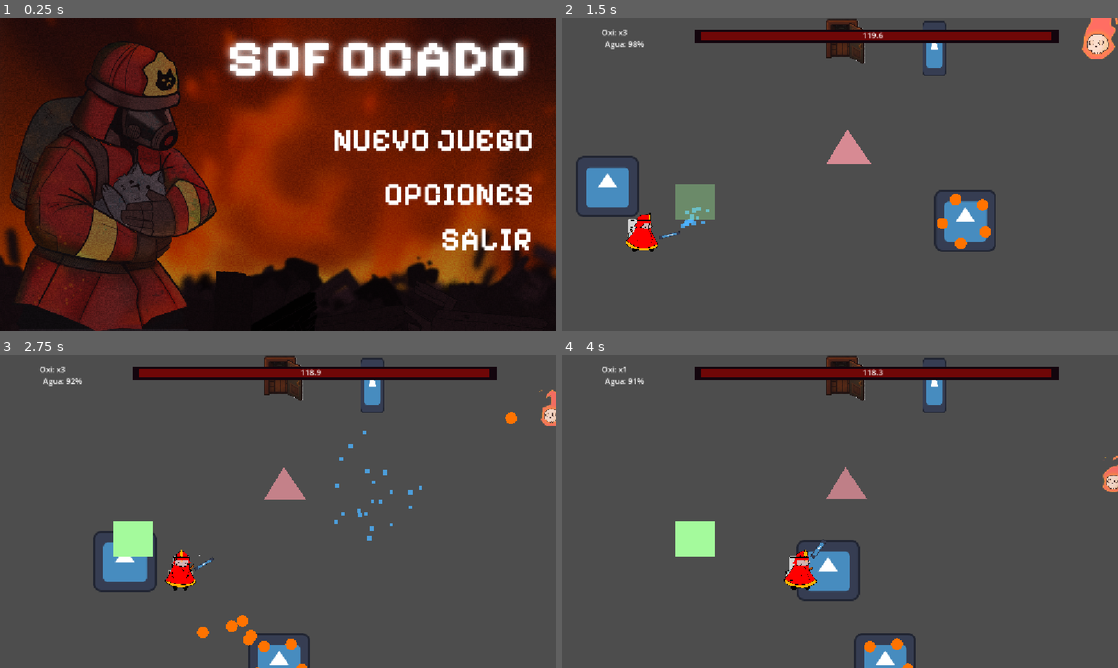
Above: before the commit, frames 1-4 (two rows, left to right).
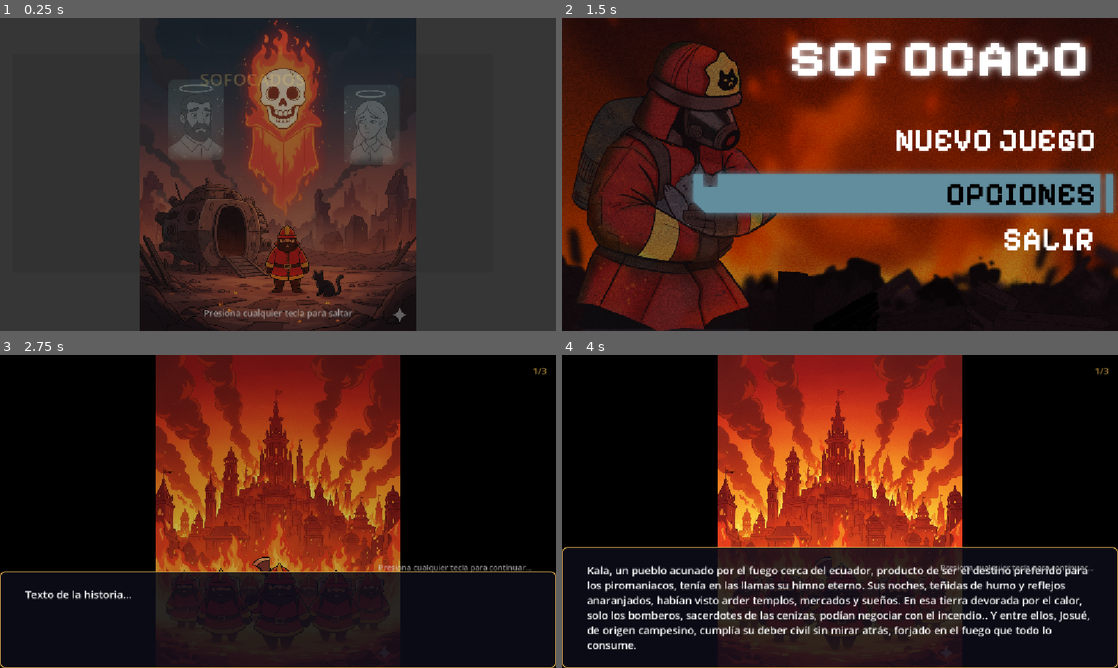
Above: after the commit, the same moments.

Repository: gsMolina02/GameJam
Game: Godot game, scene res://Interfaces/intro.tscn
The game is run twice, just before and just after one commit, with the same random seed, the same clock (stepped at 60 frames per second) and the same inputs. Before the commit the project starts from res://Interfaces/main_menu.tscn. The engine's default icon, where the game draws it, is replaced by a stand-in: a white triangle on a blue panel in a dark square.
Inputs (mouse positions are in pixels of both pictures, inside the frame that each line leads up to):
- Up to frame 1 (0.25 s): no input
- Up to frame 2 (1.5 s): click (901, 140) at 0.52 s; tap Enter (ui_accept) at 1.25 s; move the mouse to (962, 158) at 1.27 s; press the mouse at (962, 158) at 1.28 s; hold D (right) from 1.28 s (still down)
- Up to frame 3 (2.75 s): tap Enter (ui_accept) at 1.52 s; release D (right) at 2 s; release the mouse at (400, 495) at 2 s; click (339, 477) at 2.02 s
- Up to frame 4 (4 s): move the mouse to (728, 527) at 2.77 s; hold D (right) 2.78-3.53 s; tap F (interact) at 2.85 s; click (728, 527) at 2.92 s; tap Enter (ui_accept) at 3.02 s; move the mouse to (895, 442) at 3.52 s; hold A (left) from 3.53 s (still down); right-click (895, 442) at 3.6 s; click (895, 442) at 3.67 s

The runs differ from the first frame. In frame 1, 93% of the frame differs, in the area x 0-100%, y 0-100%; in frame 2, 99%; in frame 3, 99%; in frame 4, 97%.

Commit message:
Añadir escenas de introducción e introducción a la historia con efecto de escritura
- Se creó `intro.gd` para la escena de introducción con imagen de fondo, título y efecto de escritura.
- Se implementó `story_intro.gd` para la secuencia de la historia con varias páginas, cada una con una imagen y texto.
- Se añadieron animaciones para el fundido de entrada y salida de imágenes en ambas escenas.
- Se configuraron elementos de la interfaz de usuario como etiquetas para títulos, texto de la historia e indicadores de página.
- Se introdujo un temporizador para controlar el flujo de la visualización del texto y las transiciones entre escenas.
- Se incluyeron recursos para fondos e imágenes de la historia en el proyecto.

Diff:
--- /dev/null
+++ b/BomberoMichiGame/Interfaces/intro.gd
@@ -0,0 +1,92 @@
+extends Control
+
+# Ruta de la imagen de fondo (cámbiala por tu imagen)
+@export var background_image_path: String = "res://Assets/fondos/fondo.jpg"
+
+# Título que aparecerá arriba
+@export var intro_title: String = "Bombero Michi"
+
+# Texto que aparecerá progresivamente en la intro
+@export_multiline var intro_text: String = "En un mundo consumido por las llamas...\n\nUn héroe felino debe levantarse para salvar a su ciudad.\n\nEquipado con su manguera y valentía,\ndeberás enfrentarte a las amenazas ardientes."
+
+# Tamaño de fuente del texto (reduce para textos largos)
+@export_range(14, 40) var text_font_size: int = 20
+
+# Velocidad del efecto de máquina de escribir (caracteres por segundo)
+@export var typing_speed: float = 40.0
+
+# Tiempo de espera después de que termine el texto antes de ir al menú
+@export var wait_after_text: float = 2.5
+
+var current_char: int = 0
+var is_typing: bool = false
+var can_skip: bool = false
+
+func _ready():
+	# Cargar la imagen de fondo
+	var texture = load(background_image_path)
+	if texture:
+		$BackgroundImage.texture = texture
+
+	# Establecer el título
+	$TextContainer/MarginContainer/VBoxContainer/Title.text = intro_title
+
+	# Configurar tamaño de fuente
+	$TextContainer/MarginContainer/VBoxContainer/IntroText.add_theme_font_size_override("normal_font_size", text_font_size)
+
+	# Iniciar el texto vacío
+	$TextContainer/MarginContainer/VBoxContainer/IntroText.text = ""
+
+	# Reproducir animación de entrada del recuadro
+	$AnimationPlayer.play("fade_in")
+
+	# Esperar a que termine la animación de entrada para empezar a escribir
+	await get_tree().create_timer(1.0).timeout
+
+	# Iniciar el efecto de máquina de escribir
+	start_typing()
+
+func start_typing():
+	is_typing = true
+	can_skip = true
+	current_char = 0
+
+	# Timer para el efecto de escritura
+	while current_char < intro_text.length() and is_typing:
+		$TextContainer/MarginContainer/VBoxContainer/IntroText.text = intro_text.substr(0, current_char + 1)
+		current_char += 1
+		await get_tree().create_timer(1.0 / typing_speed).timeout
+
+	# Cuando termina de escribir, iniciar timer para ir al menú
+	if is_typing:
+		is_typing = false
+		$Timer.wait_time = wait_after_text
+		$Timer.start()
+
+func _on_timer_timeout():
+	# Reproducir animación de salida
+	$AnimationPlayer.play("fade_out")
+	await $AnimationPlayer.animation_finished
+
+	# Cambiar a la escena del menú principal
+	get_tree().change_scene_to_file("res://Interfaces/main_menu.tscn")
+
+# Permitir saltar la intro con cualquier tecla
+func _input(event):
+	if not can_skip:
+		return
+
+	if event is InputEventKey or event is InputEventMouseButton:
+		if event.is_pressed():
+			skip_intro()
+
+func skip_intro():
+	if is_typing:
+		# Si está escribiendo, mostrar todo el texto inmediatamente
+		is_typing = false
+		$TextContainer/MarginContainer/VBoxContainer/IntroText.text = intro_text
+		$Timer.wait_time = wait_after_text
+		$Timer.start()
+	else:
+		# Si ya terminó de escribir, ir al menú inmediatamente
+		get_tree().change_scene_to_file("res://Interfaces/main_menu.tscn")
--- /dev/null
+++ b/BomberoMichiGame/Interfaces/intro.tscn
@@ -0,0 +1,176 @@
+[gd_scene load_steps=6 format=3 uid="uid://co5hmyyhrsge3"]
+
+[ext_resource type="Script" uid="uid://dtmg75fg3hvpc" path="res://Interfaces/intro.gd" id="1_intro"]
+
+[sub_resource type="Animation" id="Animation_RESET"]
+resource_name = "RESET"
+length = 0.001
+tracks/0/type = "value"
+tracks/0/imported = false
+tracks/0/enabled = true
+tracks/0/path = NodePath("TextContainer:modulate")
+tracks/0/interp = 1
+tracks/0/loop_wrap = true
+tracks/0/keys = {
+"times": PackedFloat32Array(0),
+"transitions": PackedFloat32Array(1),
+"update": 0,
+"values": [Color(1, 1, 1, 0)]
+}
+
+[sub_resource type="Animation" id="Animation_fade_in"]
+resource_name = "fade_in"
+tracks/0/type = "value"
+tracks/0/imported = false
+tracks/0/enabled = true
+tracks/0/path = NodePath("TextContainer:modulate")
+tracks/0/interp = 1
+tracks/0/loop_wrap = true
+tracks/0/keys = {
+"times": PackedFloat32Array(0, 1),
+"transitions": PackedFloat32Array(1, 1),
+"update": 0,
+"values": [Color(1, 1, 1, 0), Color(1, 1, 1, 1)]
+}
+tracks/1/type = "value"
+tracks/1/imported = false
+tracks/1/enabled = true
+tracks/1/path = NodePath("TextContainer:scale")
+tracks/1/interp = 1
+tracks/1/loop_wrap = true
+tracks/1/keys = {
+"times": PackedFloat32Array(0, 1),
+"transitions": PackedFloat32Array(2, 1),
+"update": 0,
+"values": [Vector2(0.9, 0.9), Vector2(1, 1)]
+}
+
+[sub_resource type="Animation" id="Animation_fade_out"]
+resource_name = "fade_out"
+length = 0.5
+tracks/0/type = "value"
+tracks/0/imported = false
+tracks/0/enabled = true
+tracks/0/path = NodePath("TextContainer:modulate")
+tracks/0/interp = 1
+tracks/0/loop_wrap = true
+tracks/0/keys = {
+"times": PackedFloat32Array(0, 0.5),
+"transitions": PackedFloat32Array(1, 1),
+"update": 0,
+"values": [Color(1, 1, 1, 1), Color(1, 1, 1, 0)]
+}
+
+[sub_resource type="AnimationLibrary" id="AnimationLibrary_intro"]
+_data = {
+&"RESET": SubResource("Animation_RESET"),
+&"fade_in": SubResource("Animation_fade_in"),
+&"fade_out": SubResource("Animation_fade_out")
+}
+
+[node name="Intro" type="Control"]
+layout_mode = 3
+anchors_preset = 15
+anchor_right = 1.0
+anchor_bottom = 1.0
+grow_horizontal = 2
+grow_vertical = 2
+script = ExtResource("1_intro")
+background_image_path = "res://Assets/fondos/intro001.png"
+intro_title = "SOFOCADOS"
+intro_text = "Le dijo: «¿Dejaste tirados a tus hermanos y a tu esposa, no les diste la cremación que se merecían y los dejaste a merced de las alimañas, y ahora te niegas a dejar atrás a un perro de la calle?».
+Replicó: «Yo no abandoné a mi esposa y a mis hermanos; ellos me abandonaron a mí».
+"
+
+[node name="BackgroundImage" type="TextureRect" parent="."]
+layout_mode = 1
+anchors_preset = 15
+anchor_right = 1.0
+anchor_bottom = 1.0
+grow_horizontal = 2
+grow_vertical = 2
+expand_mode = 1
+stretch_mode = 5
+
+[node name="ColorRect" type="ColorRect" parent="."]
+layout_mode = 1
+anchors_preset = 15
+anchor_right = 1.0
+anchor_bottom = 1.0
+grow_horizontal = 2
+grow_vertical = 2
+color = Color(0, 0, 0, 0.3)
+
+[node name="TextContainer" type="PanelContainer" parent="."]
+modulate = Color(1, 1, 1, 0)
+layout_mode = 1
+anchors_preset = 8
+anchor_left = 0.5
+anchor_top = 0.5
+anchor_right = 0.5
+anchor_bottom = 0.5
+offset_left = -550.0
+offset_top = -250.0
+offset_right = 550.0
+offset_bottom = 250.0
+grow_horizontal = 2
+grow_vertical = 2
+
+[node name="MarginContainer" type="MarginContainer" parent="TextContainer"]
+layout_mode = 2
+theme_override_constants/margin_left = 40
+theme_override_constants/margin_top = 30
+theme_override_constants/margin_right = 40
+theme_override_constants/margin_bottom = 30
+
+[node name="VBoxContainer" type="VBoxContainer" parent="TextContainer/MarginContainer"]
+layout_mode = 2
+
+[node name="Title" type="Label" parent="TextContainer/MarginContainer/VBoxContainer"]
+layout_mode = 2
+theme_override_colors/font_color = Color(1, 0.85, 0.4, 1)
+theme_override_font_sizes/font_size = 40
+text = "Bombero Michi"
+horizontal_alignment = 1
+
+[node name="Spacer" type="Control" parent="TextContainer/MarginContainer/VBoxContainer"]
+custom_minimum_size = Vector2(0, 20)
+layout_mode = 2
+
+[node name="IntroText" type="RichTextLabel" parent="TextContainer/MarginContainer/VBoxContainer"]
+layout_mode = 2
+size_flags_vertical = 3
+theme_override_colors/default_color = Color(0.95, 0.95, 0.95, 1)
+theme_override_font_sizes/normal_font_size = 20
+bbcode_enabled = true
+text = "Tu texto de intro aquí..."
+fit_content = true
+scroll_active = false
+
+[node name="SkipHint" type="Label" parent="."]
+layout_mode = 1
+anchors_preset = 7
+anchor_left = 0.5
+anchor_top = 1.0
+anchor_right = 0.5
+anchor_bottom = 1.0
+offset_left = -200.0
+offset_top = -50.0
+offset_right = 200.0
+offset_bottom = -20.0
+grow_horizontal = 2
+grow_vertical = 0
+theme_override_colors/font_color = Color(0.7, 0.7, 0.7, 0.8)
+theme_override_font_sizes/font_size = 18
+text = "Presiona cualquier tecla para saltar"
+horizontal_alignment = 1
+
+[node name="AnimationPlayer" type="AnimationPlayer" parent="."]
+libraries = {
+&"": SubResource("AnimationLibrary_intro")
+}
+
+[node name="Timer" type="Timer" parent="."]
+one_shot = true
+
+[connection signal="timeout" from="Timer" to="." method="_on_timer_timeout"]
--- a/BomberoMichiGame/Interfaces/main_menu.gd
+++ b/BomberoMichiGame/Interfaces/main_menu.gd
@@ -12,7 +12,8 @@
 
 
 func _on_btnNewGame_pressed() -> void:
-	get_tree().change_scene_to_file("res://Scenes/escena_prueba.tscn")
+	# Ir a la intro de historia antes de iniciar el juego
+	get_tree().change_scene_to_file("res://Interfaces/story_intro.tscn")
 
 
 func _on_btnOptions_pressed() -> void:
--- /dev/null
+++ b/BomberoMichiGame/Interfaces/story_intro.gd
@@ -0,0 +1,125 @@
+extends Control
+
+# Configuración de las 3 páginas de la historia
+# Cada página tiene una imagen y un texto
+@export var story_pages: Array[Dictionary] = [
+	{
+		"image": "res://Assets/fondos/intro001.png",
+		"text": "Hace mucho tiempo, la ciudad de Felinia era un lugar pacífico...\n\nLos gatos y humanos vivían en armonía, protegidos por valientes bomberos."
+	},
+	{
+		"image": "res://Assets/fondos/fondo.jpg",
+		"text": "Pero un día, misteriosas llamas comenzaron a aparecer en toda la ciudad...\n\nEran llamas que no podían ser apagadas con agua normal."
+	},
+	{
+		"image": "res://Assets/fondos/puerta.png",
+		"text": "Un joven bombero llamado Michi descubrió que tenía un don especial...\n\n¡Podía controlar el agua de formas mágicas! Ahora, la esperanza de la ciudad descansa en sus patas."
+	}
+]
+
+# Escena a la que ir después de la intro (tu nivel o escena de juego)
+@export var next_scene: String = "res://Scenes/escena_prueba.tscn"
+
+# Velocidad del efecto de escritura
+@export var typing_speed: float = 40.0
+
+# Tiempo de espera después de terminar el texto antes de permitir avanzar
+@export var wait_after_text: float = 1.0
+
+var current_page: int = 0
+var current_char: int = 0
+var is_typing: bool = false
+var can_advance: bool = false
+var full_text: String = ""
+
+func _ready():
+	# Validar que tengamos páginas configuradas
+	if story_pages.is_empty():
+		push_error("No hay páginas de historia configuradas!")
+		go_to_next_scene()
+		return
+
+	# Mostrar la primera página
+	show_page(0)
+
+func show_page(page_index: int):
+	if page_index >= story_pages.size():
+		# Ya no hay más páginas, ir a la siguiente escena
+		finish_story()
+		return
+
+	current_page = page_index
+	can_advance = false
+
+	# Actualizar indicador de página
+	$PageIndicator.text = str(current_page + 1) + "/" + str(story_pages.size())
+
+	# Fade out de la imagen actual
+	if current_page > 0:
+		$AnimationPlayer.play("fade_out")
+		await $AnimationPlayer.animation_finished
+
+	# Cargar nueva imagen
+	var page_data = story_pages[current_page]
+	var texture = load(page_data["image"])
+	if texture:
+		$StoryImage.texture = texture
+	else:
+		push_warning("No se pudo cargar la imagen: " + page_data["image"])
+
+	# Fade in de la nueva imagen
+	$AnimationPlayer.play("fade_in")
+	await $AnimationPlayer.animation_finished
+
+	# Iniciar texto vacío
+	$BottomPanel/MarginContainer/StoryText.text = ""
+	full_text = page_data["text"]
+
+	# Iniciar efecto de escritura
+	start_typing()
+
+func start_typing():
+	is_typing = true
+	current_char = 0
+
+	while current_char < full_text.length() and is_typing:
+		$BottomPanel/MarginContainer/StoryText.text = full_text.substr(0, current_char + 1)
+		current_char += 1
+		await get_tree().create_timer(1.0 / typing_speed).timeout
+
+	# Cuando termina de escribir
+	if is_typing:
+		is_typing = false
+		$Timer.wait_time = wait_after_text
+		$Timer.start()
+
+func _on_timer_timeout():
+	can_advance = true
+
+func _input(event):
+	if event is InputEventKey or event is InputEventMouseButton:
+		if event.is_pressed():
+			handle_input()
+
+func handle_input():
+	if is_typing:
+		# Si está escribiendo, mostrar todo el texto inmediatamente
+		is_typing = false
+		$BottomPanel/MarginContainer/StoryText.text = full_text
+		$Timer.wait_time = wait_after_text
+		$Timer.start()
+	elif can_advance:
+		# Si ya terminó, avanzar a la siguiente página
+		advance_page()
+
+func advance_page():
+	show_page(current_page + 1)
+
+func finish_story():
+	# Fade a negro y cambiar a la escena del juego
+	$AnimationPlayer.play("fade_out")
+	await $AnimationPlayer.animation_finished
+	go_to_next_scene()
+
+func go_to_next_scene():
+	get_tree().change_scene_to_file(next_scene)
--- /dev/null
+++ b/BomberoMichiGame/Interfaces/story_intro.tscn
@@ -0,0 +1,161 @@
+[gd_scene load_steps=6 format=3 uid="uid://c2sp2pfpjhyid"]
+
+[ext_resource type="Script" uid="uid://c0a1j6hkx7dq2" path="res://Interfaces/story_intro.gd" id="1_story"]
+
+[sub_resource type="StyleBoxFlat" id="StyleBoxFlat_textbox"]
+bg_color = Color(0.05, 0.05, 0.1, 0.85)
+border_width_left = 2
+border_width_top = 2
+border_width_right = 2
+border_width_bottom = 2
+border_color = Color(0.9, 0.7, 0.3, 1)
+corner_radius_top_left = 10
+corner_radius_top_right = 10
+corner_radius_bottom_right = 10
+corner_radius_bottom_left = 10
+
+[sub_resource type="Animation" id="Animation_fade_in"]
+resource_name = "fade_in"
+length = 0.8
+tracks/0/type = "value"
+tracks/0/imported = false
+tracks/0/enabled = true
+tracks/0/path = NodePath("StoryImage:modulate")
+tracks/0/interp = 1
+tracks/0/loop_wrap = true
+tracks/0/keys = {
+"times": PackedFloat32Array(0, 0.8),
+"transitions": PackedFloat32Array(1, 1),
+"update": 0,
+"values": [Color(1, 1, 1, 0), Color(1, 1, 1, 1)]
+}
+
+[sub_resource type="Animation" id="Animation_fade_out"]
+resource_name = "fade_out"
+length = 0.5
+tracks/0/type = "value"
+tracks/0/imported = false
+tracks/0/enabled = true
+tracks/0/path = NodePath("StoryImage:modulate")
+tracks/0/interp = 1
+tracks/0/loop_wrap = true
+tracks/0/keys = {
+"times": PackedFloat32Array(0, 0.5),
+"transitions": PackedFloat32Array(1, 1),
+"update": 0,
+"values": [Color(1, 1, 1, 1), Color(1, 1, 1, 0)]
+}
+
+[sub_resource type="AnimationLibrary" id="AnimationLibrary_story"]
+_data = {
+&"fade_in": SubResource("Animation_fade_in"),
+&"fade_out": SubResource("Animation_fade_out")
+}
+
+[node name="StoryIntro" type="Control"]
+layout_mode = 3
+anchors_preset = 15
+anchor_right = 1.0
+anchor_bottom = 1.0
+grow_horizontal = 2
+grow_vertical = 2
+script = ExtResource("1_story")
+story_pages = Array[Dictionary]([{
+"image": "res://Assets/fondos/story1.png",
+"text": "Kala, un pueblo acunado por el fuego cerca del ecuador, producto de ser el destino preferido para los piromaniacos, tenía en las llamas su himno eterno. Sus noches, teñidas de humo y reflejos anaranjados, habían visto arder templos, mercados y sueños. En esa tierra devorada por el calor, solo los bomberos, sacerdotes de las cenizas, podían negociar con el incendio.. Y entre ellos, Josué, de origen campesino, cumplía su deber civil sin mirar atrás, forjado en el fuego que todo lo consume."
+}, {
+"image": "res://Assets/fondos/story2.png",
+"text": "¿Puede el hombre culparse por perder lo que ama, cuando lo hace cumpliendo su deber? ¿Puede culparse por ser desconocido en su propio hogar, por mirar la ciudad con más ternura que a sus hijos? Navidades pasaban sin su sombra, cumpleaños sin su voz. Una madrugada, el fuego decidió visitarlo con rostro propio. Una fuga, una chispa, una ráfaga bastaron. El espacio que alguna vez consideró su hogar, el aire aún olía a su vida, porque el espacio donde dormía su humanidad, era ceniza, la lejanía rural del hogar había evitado cualquier reporte y atención suya mientras no perdonó alma alguna."
+}, {
+"image": "res://Assets/fondos/story3.png",
+"text": "Entre los restos, solo un alma esperó, Osiris, un gato que algun dia solo conocio la calle, fue durante días su propio refugio en su propio hogar, ahora, era el único refugio que en realidad le quedaba  A pesar de los homenajes y las promesas, Josué, a sus 40 años, había perdido su hogar y con él, un pedazo de su alma. Por más que amara al animal, este no podría llenar el vacío de sus pérdidas, ni sustituir el recuerdo de lo que, para siempre, se había quedado atrás."
+}])
+
+[node name="Background" type="ColorRect" parent="."]
+layout_mode = 1
+anchors_preset = 15
+anchor_right = 1.0
+anchor_bottom = 1.0
+grow_horizontal = 2
+grow_vertical = 2
+color = Color(0, 0, 0, 1)
+
+[node name="StoryImage" type="TextureRect" parent="."]
+layout_mode = 1
+anchors_preset = 15
+anchor_right = 1.0
+anchor_bottom = 1.0
+grow_horizontal = 2
+grow_vertical = 2
+expand_mode = 1
+stretch_mode = 5
+
+[node name="BottomPanel" type="PanelContainer" parent="."]
+layout_mode = 1
+anchors_preset = 12
+anchor_top = 1.0
+anchor_right = 1.0
+anchor_bottom = 1.0
+offset_top = -200.0
+grow_horizontal = 2
+grow_vertical = 0
+theme_override_styles/panel = SubResource("StyleBoxFlat_textbox")
+
+[node name="MarginContainer" type="MarginContainer" parent="BottomPanel"]
+layout_mode = 2
+theme_override_constants/margin_left = 50
+theme_override_constants/margin_top = 30
+theme_override_constants/margin_right = 50
+theme_override_constants/margin_bottom = 30
+
+[node name="StoryText" type="RichTextLabel" parent="BottomPanel/MarginContainer"]
+layout_mode = 2
+theme_override_colors/default_color = Color(1, 1, 1, 1)
+theme_override_font_sizes/normal_font_size = 22
+bbcode_enabled = true
+text = "Texto de la historia..."
+fit_content = true
+scroll_active = false
+
+[node name="ContinueHint" type="Label" parent="."]
+layout_mode = 1
+anchors_preset = 3
+anchor_left = 1.0
+anchor_top = 1.0
+anchor_right = 1.0
+anchor_bottom = 1.0
+offset_left = -350.0
+offset_top = -220.0
+offset_right = -50.0
+offset_bottom = -190.0
+grow_horizontal = 0
+grow_vertical = 0
+theme_override_colors/font_color = Color(0.8, 0.8, 0.8, 0.7)
+theme_override_font_sizes/font_size = 16
+text = "Presiona cualquier tecla para continuar..."
+horizontal_alignment = 2
+
+[node name="PageIndicator" type="Label" parent="."]
+layout_mode = 1
+anchors_preset = 1
+anchor_left = 1.0
+anchor_right = 1.0
+offset_left = -100.0
+offset_top = 20.0
+offset_right = -20.0
+offset_bottom = 50.0
+grow_horizontal = 0
+theme_override_colors/font_color = Color(0.9, 0.7, 0.3, 0.8)
+theme_override_font_sizes/font_size = 18
+text = "1/3"
+horizontal_alignment = 2
+
+[node name="AnimationPlayer" type="AnimationPlayer" parent="."]
+libraries = {
+&"": SubResource("AnimationLibrary_story")
+}
+
+[node name="Timer" type="Timer" parent="."]
+one_shot = true
+
+[connection signal="timeout" from="Timer" to="." method="_on_timer_timeout"]
--- a/BomberoMichiGame/project.godot
+++ b/BomberoMichiGame/project.godot
@@ -11,7 +11,7 @@
 [application]
 
 config/name="BomberoMichiGame"
-run/main_scene="uid://615vh1g7fw4f"
+run/main_scene="res://Interfaces/intro.tscn"
 config/features=PackedStringArray("4.5", "Forward Plus")
 config/icon="res://icon.svg"
 
Binary file added: BomberoMichiGame/Assets/fondos/intro001.png
Not shown, added: BomberoMichiGame/Assets/fondos/intro001.png.import
Binary file added: BomberoMichiGame/Assets/fondos/story1.png
Not shown, added: BomberoMichiGame/Assets/fondos/story1.png.import
Binary file added: BomberoMichiGame/Assets/fondos/story2.png
Not shown, added: BomberoMichiGame/Assets/fondos/story2.png.import
Binary file added: BomberoMichiGame/Assets/fondos/story3.png
Not shown, added: BomberoMichiGame/Assets/fondos/story3.png.import
Not shown, added: BomberoMichiGame/Interfaces/intro.gd.uid
Not shown, added: BomberoMichiGame/Interfaces/story_intro.gd.uid
